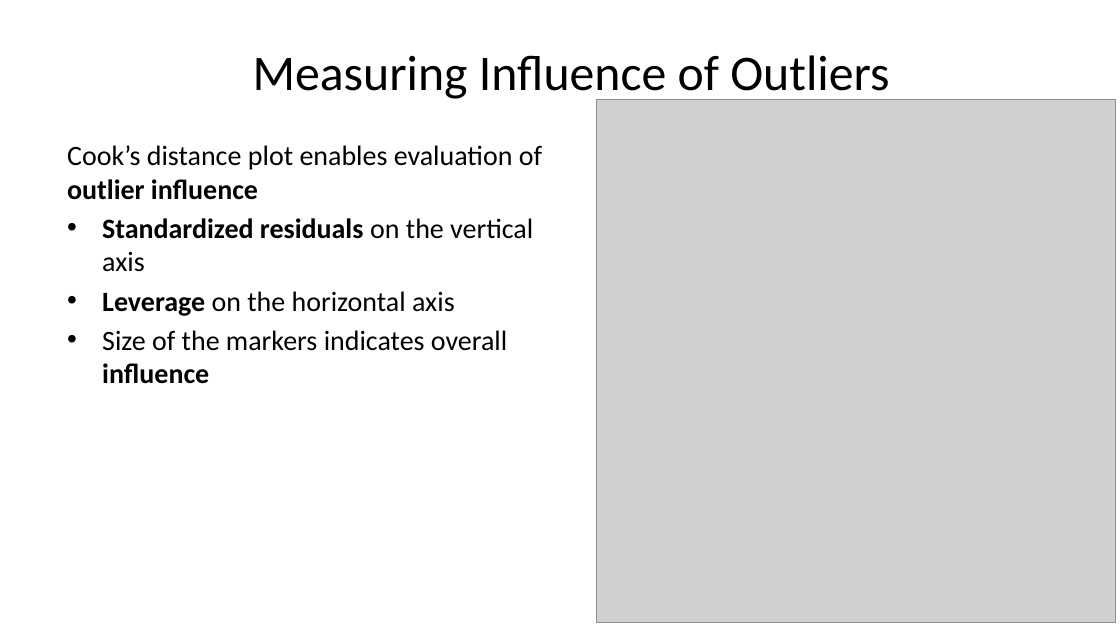
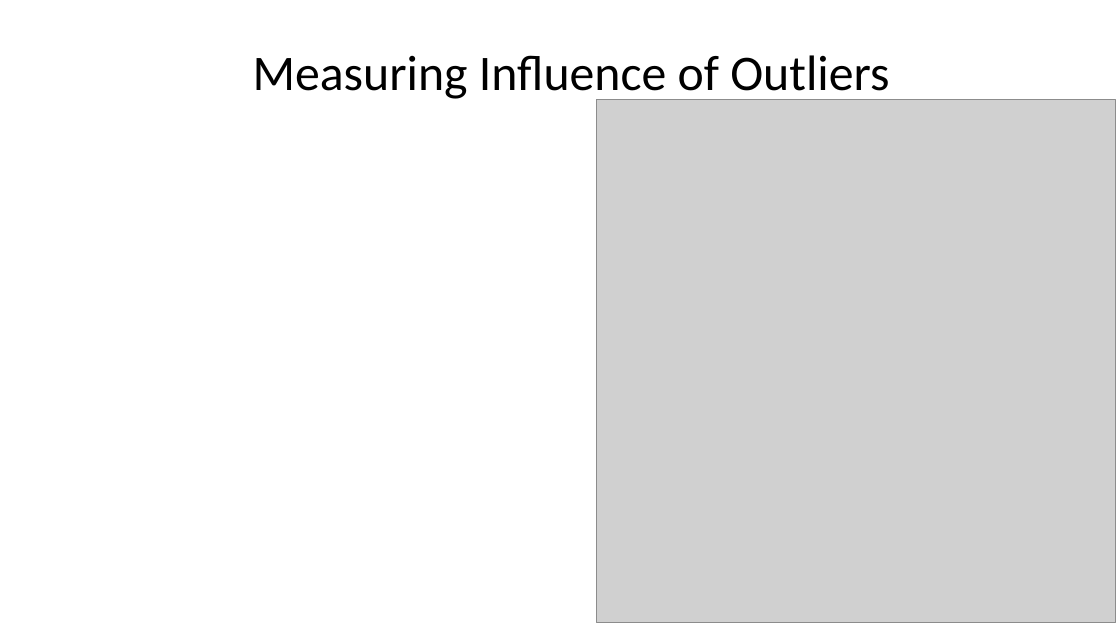
Before and after one commit to StephenElston/CSCI-E-83, a slide deck: slide 41 of LectureSlides/10b_ModelsFor OutliersAndOverdispersion.pptx. Drawn at 1120x630 pixels with LibreOffice and Linux fonts; fonts in the diff are those of the drawing; grey boxes stand for pictures. Boxes give left, top, right and bottom in pixels: in the first picture for what was removed or moved away, otherwise in the second. Text is boxed around its words. In the diff, an @@ line names an element or a change of style, - is before the commit and + after.

Commit message:
Small edits and updates of slides

```diff
--- a/LectureSlides/10b_ModelsFor OutliersAndOverdispersion.pptx
+++ b/LectureSlides/10b_ModelsFor OutliersAndOverdispersion.pptx
@@ text removed at box(67, 145, 542, 384) @@
-Cook’s distance plot enables evaluation of outlier influence
-• Standardized residuals on the vertical axis
-• Leverage on the horizontal axis
-• Size of the markers indicates overall influence
```
Also in this commit, not shown: 6 other slides changed.
